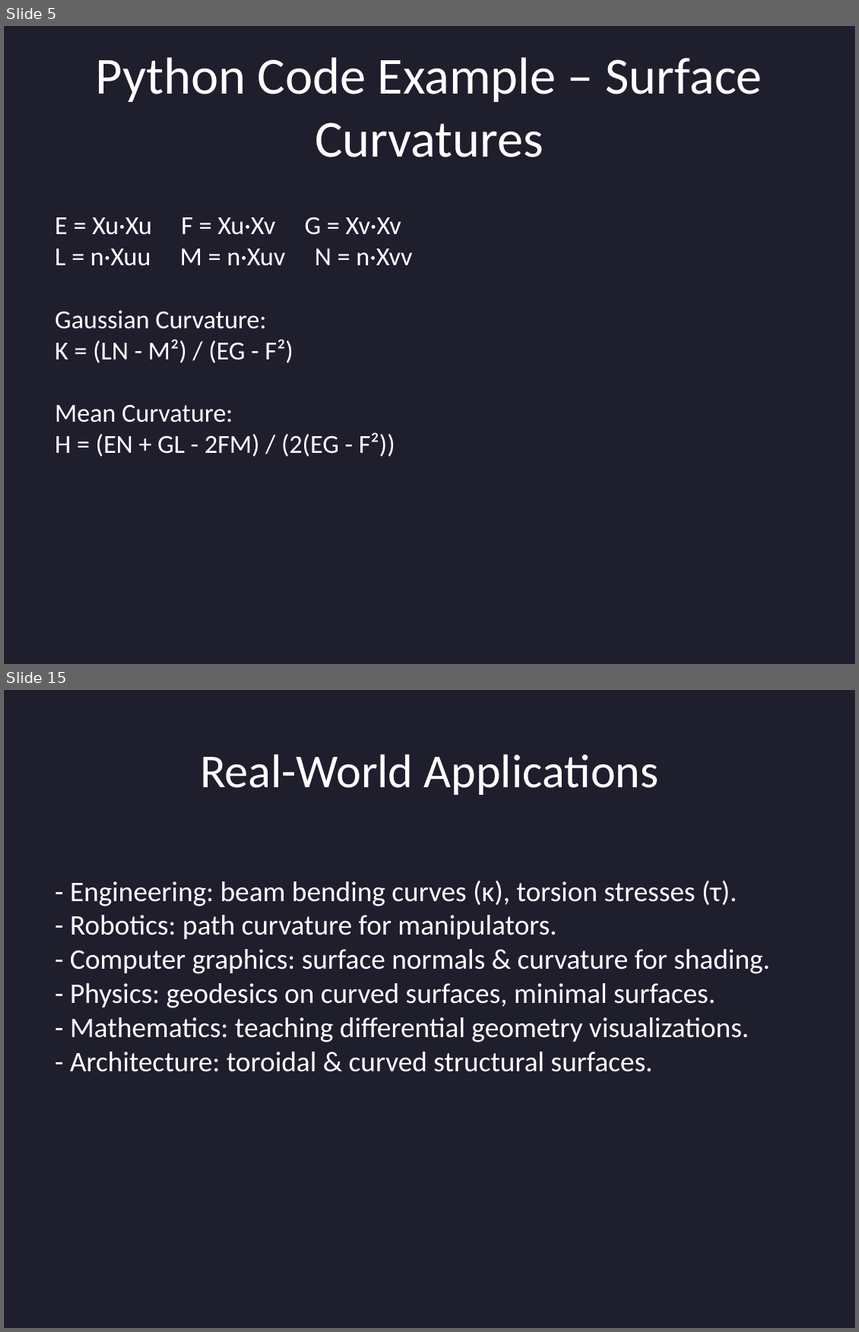
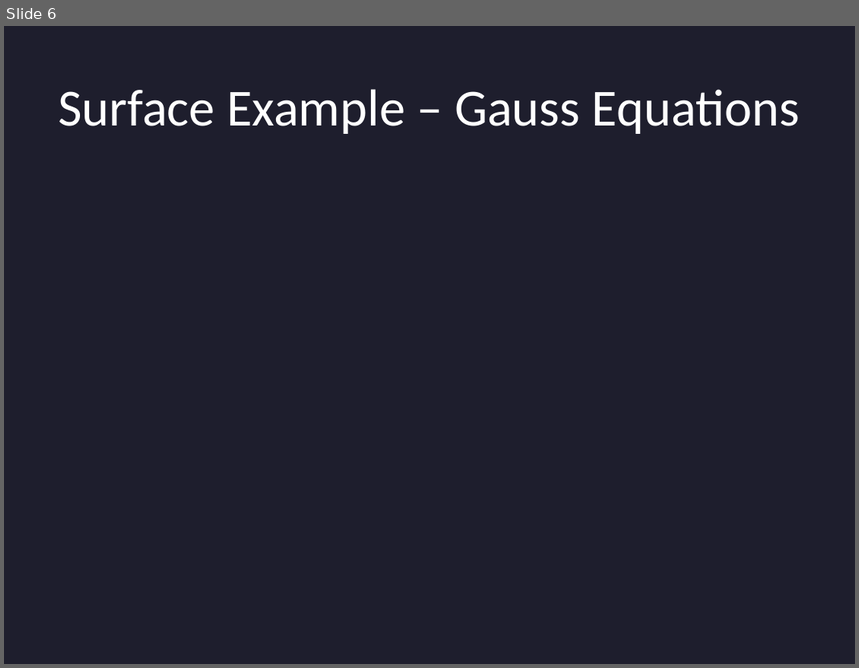
Before and after one commit to Ashwin-180803/MATH348-Project, a slide deck: Final_Curves_and_Surfaces_FullEdition.pptx. Shown one above the other, each under a label of ours: slides 5 and 15 before the commit, slide 6 after it; the slides between them are not shown. The pictures are 859x1332 and 859x668 pixels, drawn with LibreOffice and Linux fonts; fonts in the diff are those of the drawing. Boxes give left, top, right and bottom in pixels: in the first picture for what was removed or moved away, otherwise in the second. Text is boxed around its words. In the diff, an @@ line names an element or a change of style, - is before the commit and + after.

```diff
--- a/Final_Curves_and_Surfaces_FullEdition.pptx
+++ b/Final_Curves_and_Surfaces_FullEdition.pptx
@@ slide 15 removed at (4, 690, 855, 1328), background #1E1E2D @@
@@ title removed at (200, 754, 659, 795) @@
-Real-World Applications
@@ text removed at (70, 881, 771, 1072) @@
-- Engineering: beam bending curves (κ), torsion stresses (τ).
-- Robotics: path curvature for manipulators.
-- Computer graphics: surface normals & curvature for shading.
-- Physics: geodesics on curved surfaces, minimal surfaces.
-- Mathematics: teaching differential geometry visualizations.
-- Architecture: toroidal & curved structural surfaces.
@@ what was slide 5 is now slide 6 @@
@@ slide 6 changed as well @@
@@ title at (58, 89, 800, 134): text changed @@
-Python Code Example – Surface Curvatures
+Surface Example – Gauss Equations
@@ text removed at (55, 218, 412, 457) @@
-E = Xu·Xu F = Xu·Xv G = Xv·Xv
-L = n·Xuu M = n·Xuv N = n·Xvv
-Gaussian Curvature:
-K = (LN - M²) / (EG - F²)
-Mean Curvature:
-H = (EN + GL - 2FM) / (2(EG - F²))
```
Also in this commit, not shown: 5 other slides changed, 1 slide added, 11 other slides removed, 3 other files.
